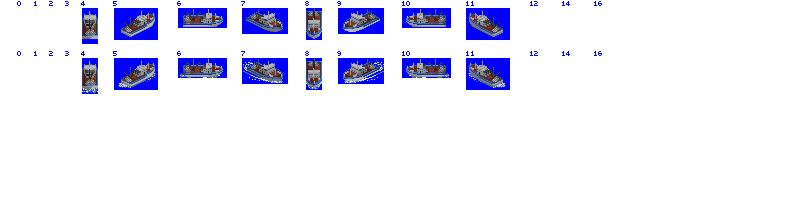
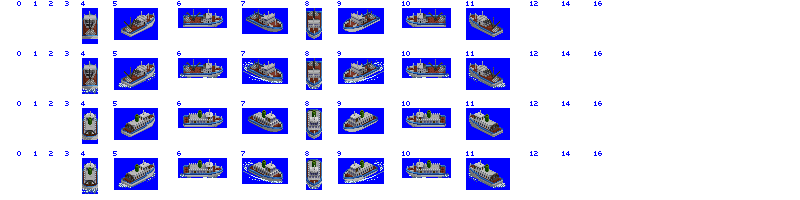
The second 800px x 200px image is a revision of the first. Changes to its layers:
painted on "prop / bow wash" over <box>82,101,506,194</box>
painted on "fishboat" over <box>82,109,503,190</box>
painted on "blue bg" over <box>17,101,602,194</box>
